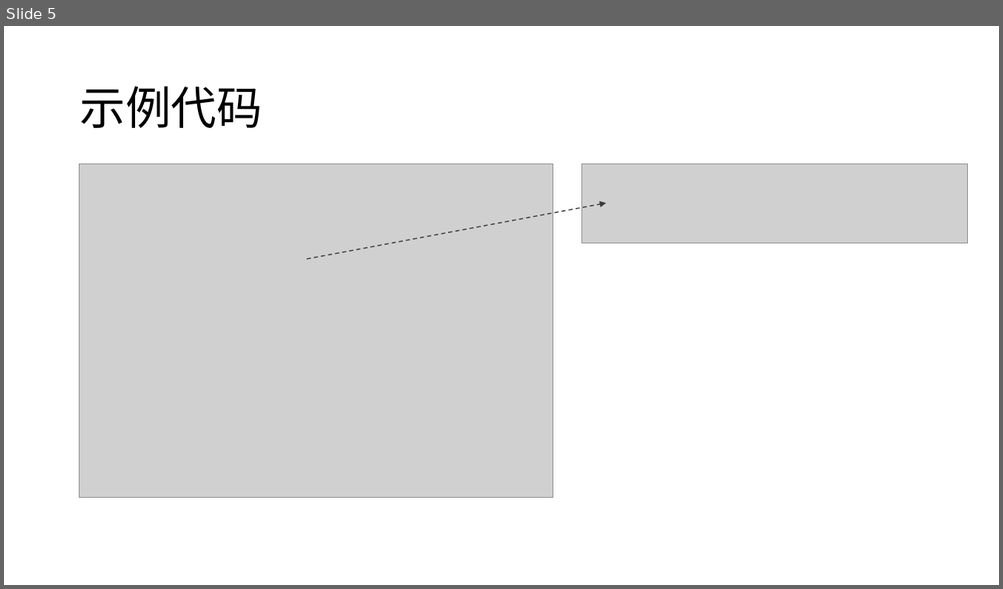
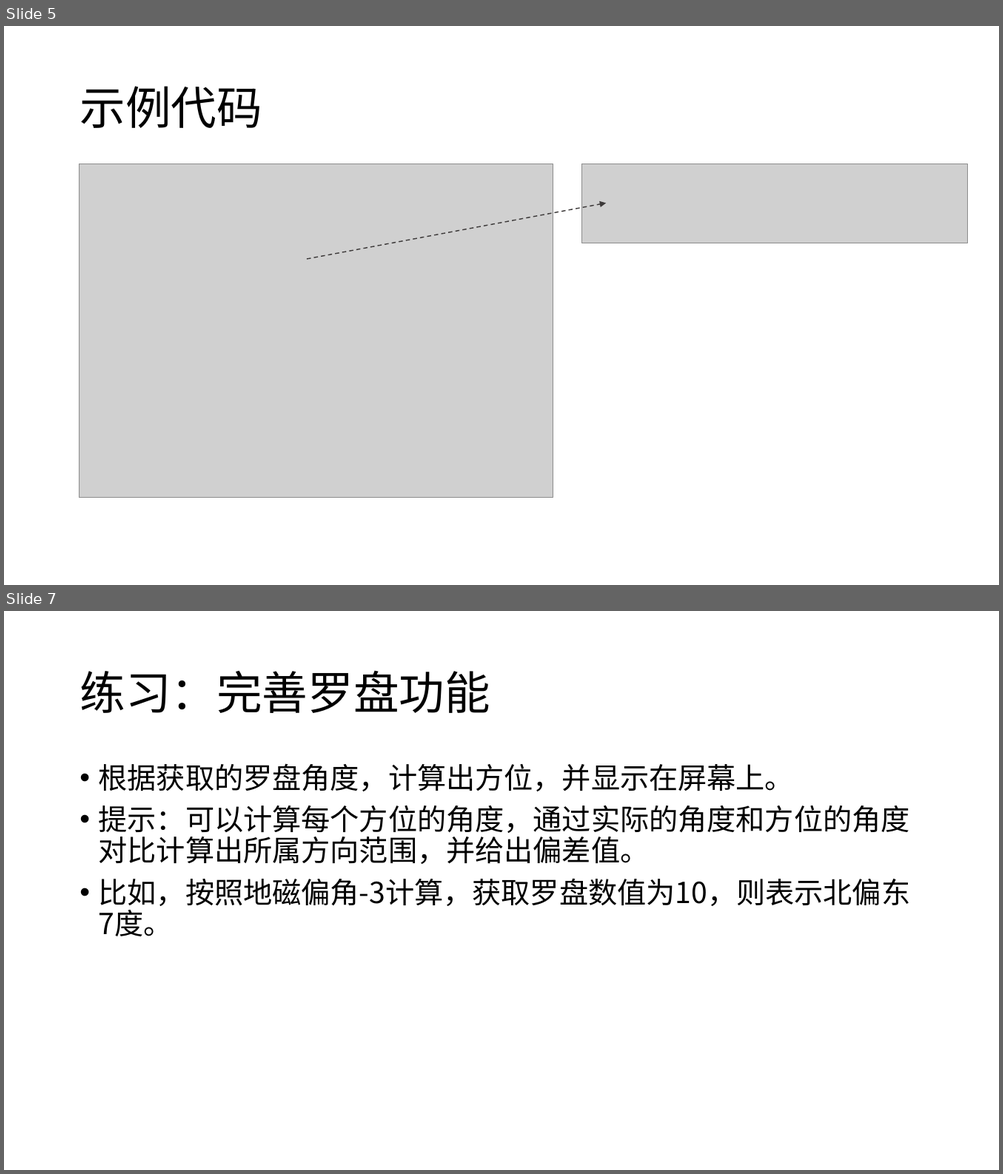
Before and after one commit to edu2act/course-wechat-and-miniprogram, a slide deck: materials/ch04/ch04_2-罗盘.pptx. Shown one above the other, each under a label of ours: slide 5 before the commit, slides 5 and 7 after it; the slides between them are not shown. The pictures are 1003x589 and 1003x1174 pixels, drawn with LibreOffice and Linux fonts; fonts in the diff are those of the drawing; grey boxes stand for pictures. Boxes give left, top, right and bottom in pixels: in the first picture for what was removed or moved away, otherwise in the second. Text is boxed around its words. In the diff, an @@ line names an element or a change of style, - is before the commit and + after.

```diff
--- a/materials/ch04/ch04_2-罗盘.pptx
+++ b/materials/ch04/ch04_2-罗盘.pptx
@@ slide 7 added at (x1=4, y1=611, x2=999, y2=1170), background #FFFFFF @@
@@ title added at (x1=79, y1=670, x2=489, y2=713), 44 pt, text #000000 @@
+练习：完善罗盘功能
@@ text added at (x1=99, y1=763, x2=910, y2=937), 28 pt, text #000000 @@
+• 根据获取的罗盘角度，计算出方位，并显示在屏幕上。
+• 提示：可以计算每个方位的角度，通过实际的角度和方位的角度对比计算出所属方向范围，并给出偏差值。
+• 比如，按照地磁偏角-3计算，获取罗盘数值为10，则表示北偏东7度。
```
Also in this commit, not shown: 2 slides changed, 16 other files.
